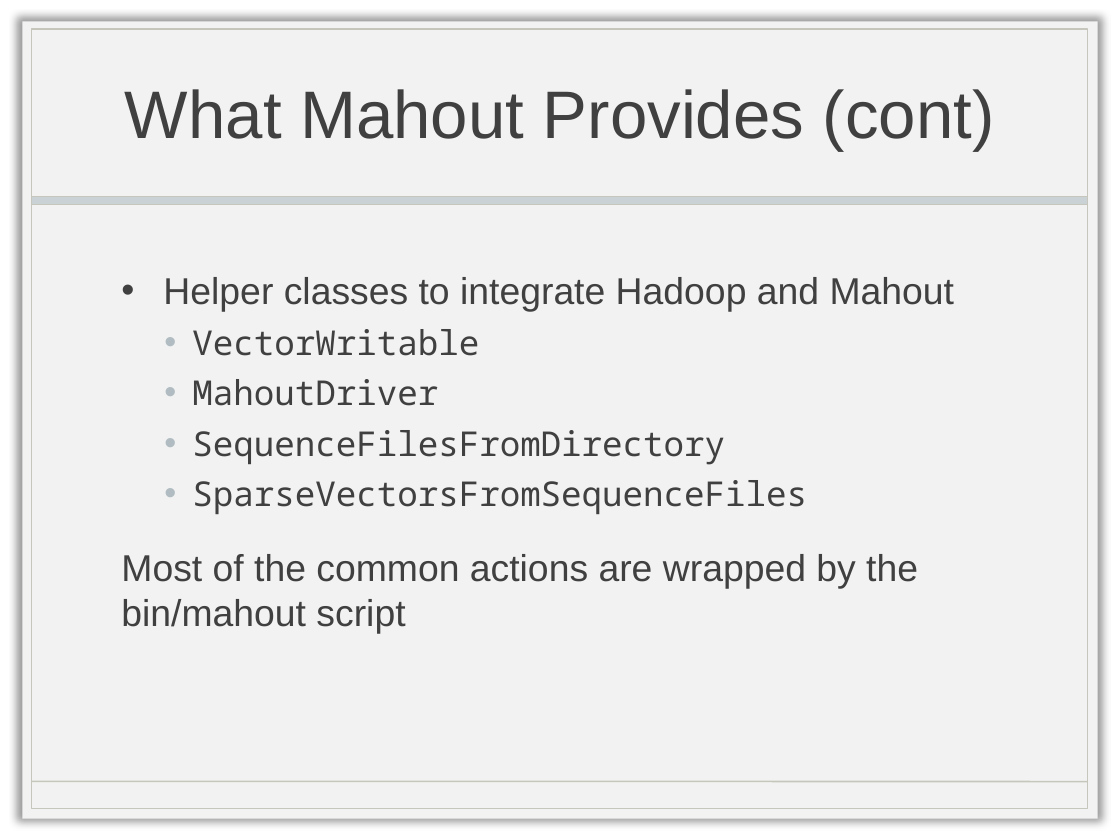
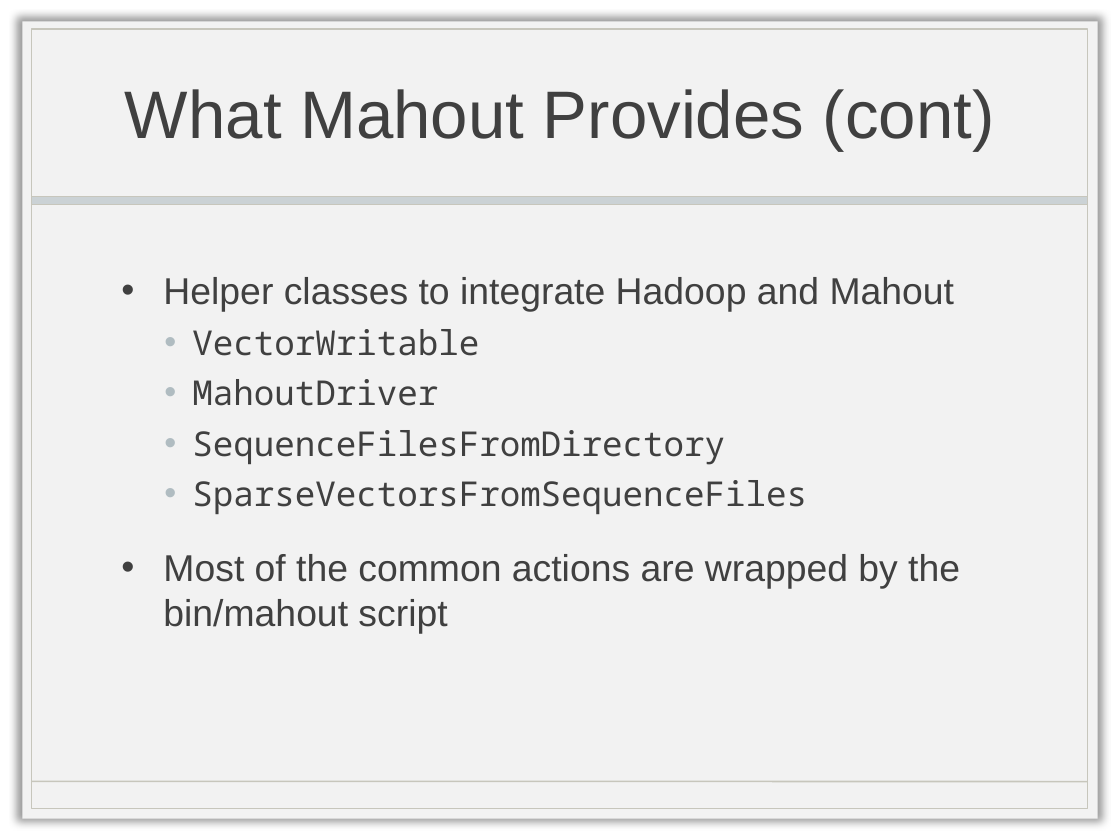
Before and after one commit to rtyer/ml_at_scale_with_mahout, a slide deck: slide 20 of mahout.pptx. Drawn at 1120x840 pixels with LibreOffice and Linux fonts; fonts in the diff are those of the drawing; background and template pictures are left out. Boxes give left, top, right and bottom in pixels: in the first picture for what was removed or moved away, otherwise in the second. Text is boxed around its words. In the diff, an @@ line names an element or a change of style, - is before the commit and + after.

Commit message:
some slide work...adding second demo slide and cleaning up formatting

```diff
--- a/mahout.pptx
+++ b/mahout.pptx
@@ text at (x1=163, y1=554, x2=960, y2=634): bullet none to • @@
```
Also in this commit, not shown: 2 other slides changed, 1 slide added.
